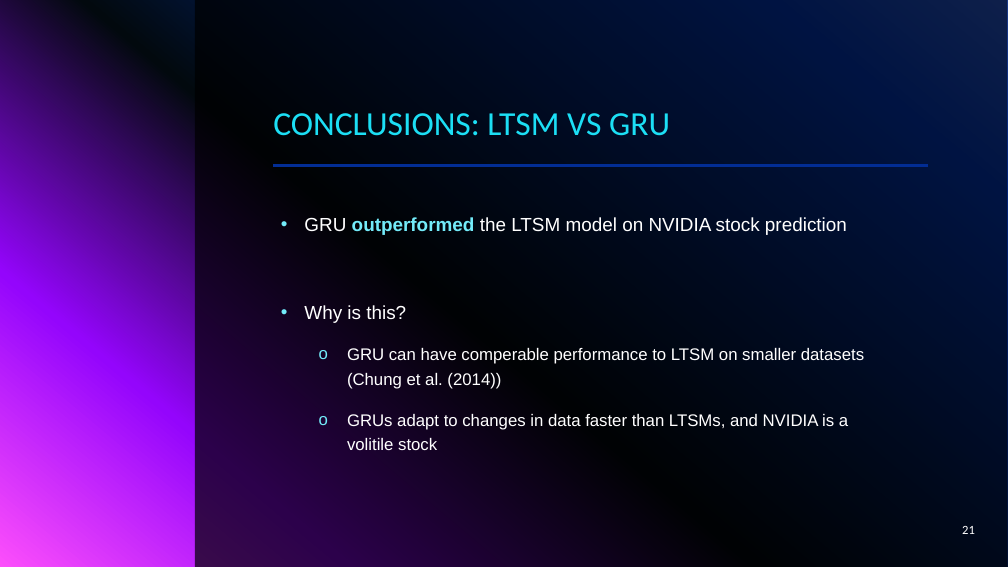
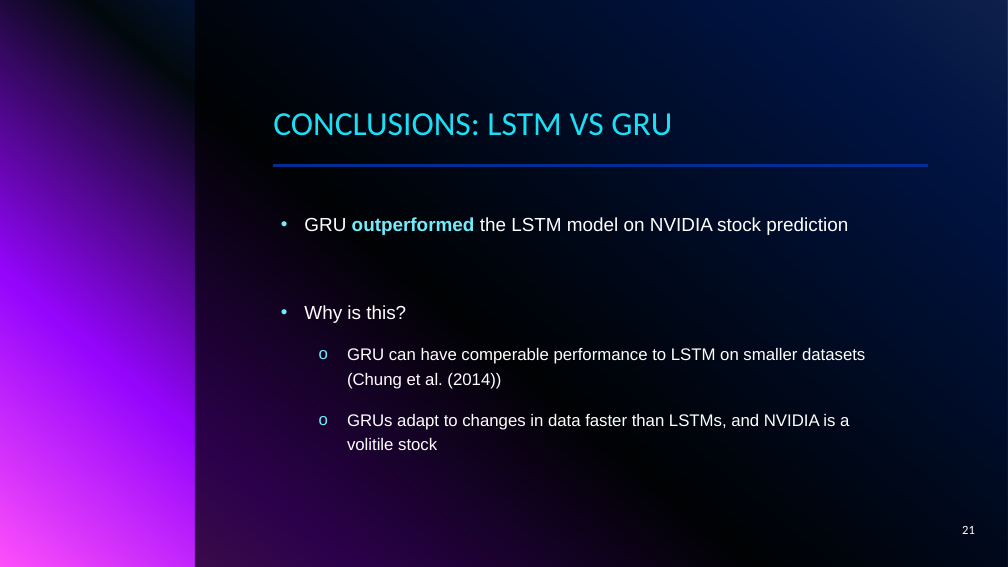
Before and after one commit to AustinCarnline/CS5393_Final, a slide deck: slide 21 of Presentation/Final Presentation.pptx. Drawn at 1008x567 pixels with LibreOffice and Linux fonts; fonts in the diff are those of the drawing; background and template pictures are left out. Boxes give left, top, right and bottom in pixels: in the first picture for what was removed or moved away, otherwise in the second. Text is boxed around its words. In the diff, an @@ line names an element or a change of style, - is before the commit and + after.

Commit message:
Updated Presentation

```diff
--- a/Presentation/Final Presentation.pptx
+++ b/Presentation/Final Presentation.pptx
@@ title at (x1=273, y1=113, x2=672, y2=136): text changed @@
-CONCLUSIONS: LTSM VS GRU
+CONCLUSIONS: LSTM VS GRU
@@ text at (x1=304, y1=217, x2=848, y2=235): text changed @@
-• GRU outperformed the LTSM model on NVIDIA stock prediction
+• GRU outperformed the LSTM model on NVIDIA stock prediction
@@ text at (x1=347, y1=348, x2=865, y2=450): text changed @@
-  o GRU can have comperable performance to LTSM on smaller datasets (Chung et al. (2014))
-  o GRUs adapt to changes in data faster than LTSMs, and NVIDIA is a volitile stock
+  o GRU can have comperable performance to LSTM on smaller datasets (Chung et al. (2014))
+  o GRUs adapt to changes in data faster than LSTMs, and NVIDIA is a volitile stock
```
Also in this commit, not shown: 7 other slides changed, 3 other files.
